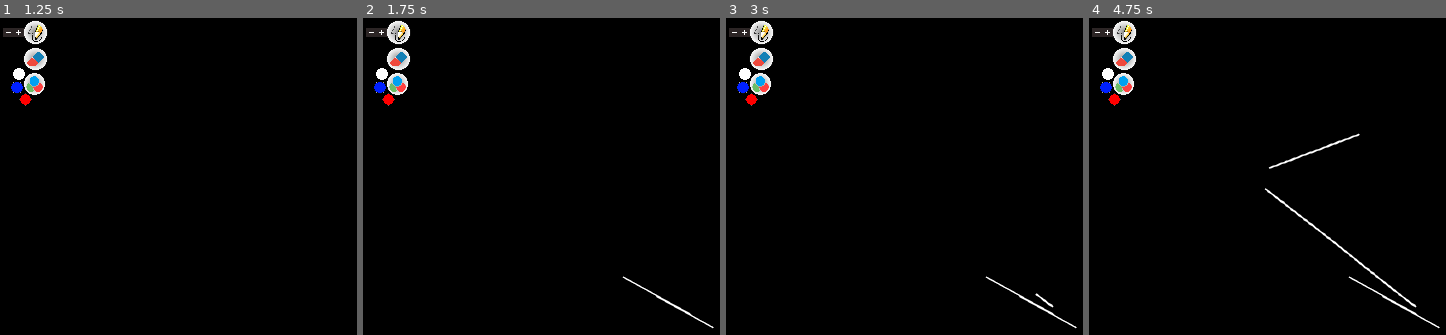
Above: before the commit, frames 1-4 (left to right).
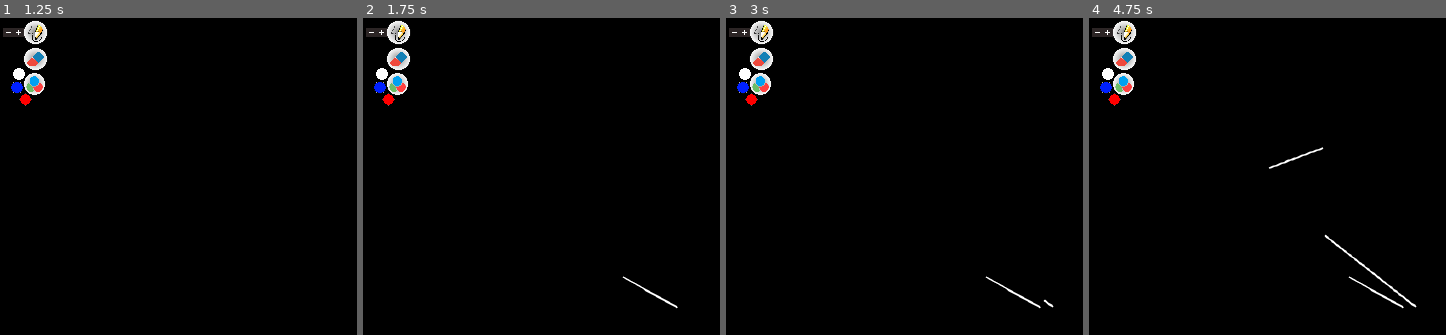
Above: after the commit, the same moments.

Repository: grapdega/whiteboard
Game: Godot game, scene res://Node2D.tscn
Same seed, same stepped clock (60 frames per second), same inputs: the game is played once before the commit and once after it.
Inputs (mouse positions are in pixels of both pictures, inside the frame that each line leads up to):
- Up to frame 1 (1.25 s): tap Enter at 0.5 s; move the mouse to (outside the picture) at 0.52 s; click (outside the picture) at 0.67 s
- Up to frame 2 (1.75 s): tap Space at 1.25 s; drag from (602, 265) to (outside the picture) at 1.27 s
- Up to frame 3 (3 s): tap Enter at 2 s; move the mouse to (outside the picture) at 2.02 s; click (outside the picture) at 2.17 s; tap Space at 2.75 s; drag from (outside the picture) to (886, 176) at 2.77 s
- Up to frame 4 (4.75 s): tap Enter at 3.5 s; move the mouse to (outside the picture) at 3.52 s; click (outside the picture) at 3.67 s; tap Space at 4.25 s; drag from (1249, 176) to (1367, 128) at 4.27 s

Frame 1 is identical in both runs. In frame 2, 0.1% of the frame differs, in the area x 74-99%, y 82-99%; in frame 3, 0.2%; in frame 4, 0.5%, in the area x 49-99%, y 36-99%.

Commit message:
code improvement

Diff:
--- /dev/null
+++ b/CurveLine.gd
@@ -0,0 +1,19 @@
+extends Curve2D
+
+export var size = 2.0
+
+export var color = Color.black
+
+export var pressed = false
+
+var lastpos = null
+
+func pget():
+	return get_baked_points()
+
+func add(pos):
+	if lastpos != null:
+		pos.x = (lastpos.x*3 + pos.x) /4
+		pos.y = (lastpos.y*3 + pos.y) /4
+	lastpos = pos
+	add_point(pos)
--- a/Node2D.gd
+++ b/Node2D.gd
@@ -1,42 +1,60 @@
 extends Node2D
 
+export var size = 1.9
+export var color = Color.white
+
 func _ready():
-	_curve = []
 	get_tree().get_root().set_transparent_background(true)
 
 var _pressed := false
-var _curve = null
-var lastpos = null
+var _curve = []
 var state = {}
 func _input(event:InputEvent) -> void:
+	update()
+	# Tocuh screen
 	if  event is InputEventScreenTouch:
 		_pressed = event.pressed
 		if event.pressed: # Down.
-			state[event.index] = Curve2D.new()
+			var cur = preload("res://CurveLine.gd").new()
+			cur.size = size
+			cur.color = color
+			cur.pressed = true
+			state[event.index] = cur
 		else: # Up.
+			state[event.index].pressed = false
 			_curve.append(state[event.index])
 			state.erase(event.index)
+	if event is InputEventScreenDrag:
+		if state[event.index].pressed:
+			state[event.index].add(event.position)
+			return
 
-	elif event is InputEventMouseButton:
+	# mouse
+	if event is InputEventMouseButton:
 		_pressed = event.pressed
 		if _pressed:
-			_curve.append(Curve2D.new())
-			lastpos = null
-	if _pressed:
-		if event is InputEventScreenDrag:
-			state[event.index].add_point(event.position)
-		elif event is InputEventMouseMotion:
-			var epos = event.position
-			if lastpos != null:
-				epos.x = (lastpos.x + epos.x) /2
-				epos.y = (lastpos.y + epos.y) /2
-			lastpos = event.position
-			_curve[-1].add_point(epos)
-	update()
+			var cur = preload("res://CurveLine.gd").new()
+			cur.size = size
+			cur.color = color
+			cur.pressed = true
+			_curve.append(cur)
+		else:
+			_curve[-1].pressed = false
+	if event is InputEventMouseMotion:
+		if len(_curve) == 0:
+			return
+		if _curve[-1].pressed:
+			_curve[-1].add(event.position)
+			return
 
 func _draw():
+	var cur = null
 	if _curve != null:
 		for _c in _curve:
-			draw_polyline(_c.get_baked_points(),Color.white,2.0,true)
+			cur = _c
+			if cur.pget().size() >= 2:
+				draw_polyline(cur.pget(),cur.color,_c.size,true)
 		for _c in state.keys():
-			draw_polyline(state[_c].get_baked_points(),Color.white,2.0,true)
+			cur = state[_c]
+			if cur.pget().size() >= 2:
+				draw_polyline(cur.pget(),cur.color,_c.size,true)
--- a/ui.tscn
+++ b/ui.tscn
@@ -27,10 +27,10 @@
 
 [node name="ColorPicker" type="ColorPicker" parent="."]
 visible = false
-margin_left = 22.0
-margin_top = 21.0
-margin_right = 330.0
-margin_bottom = 477.0
+margin_left = 26.0
+margin_top = 25.0
+margin_right = 334.0
+margin_bottom = 481.0
 hsv_mode = true
 presets_enabled = false
 presets_visible = false
@@ -47,7 +47,6 @@
 texture = ExtResource( 3 )
 
 [node name="Draw2" type="Sprite" parent="Draw"]
-scale = Vector2( 1, 1 )
 z_index = 1
 texture = ExtResource( 3 )
 
